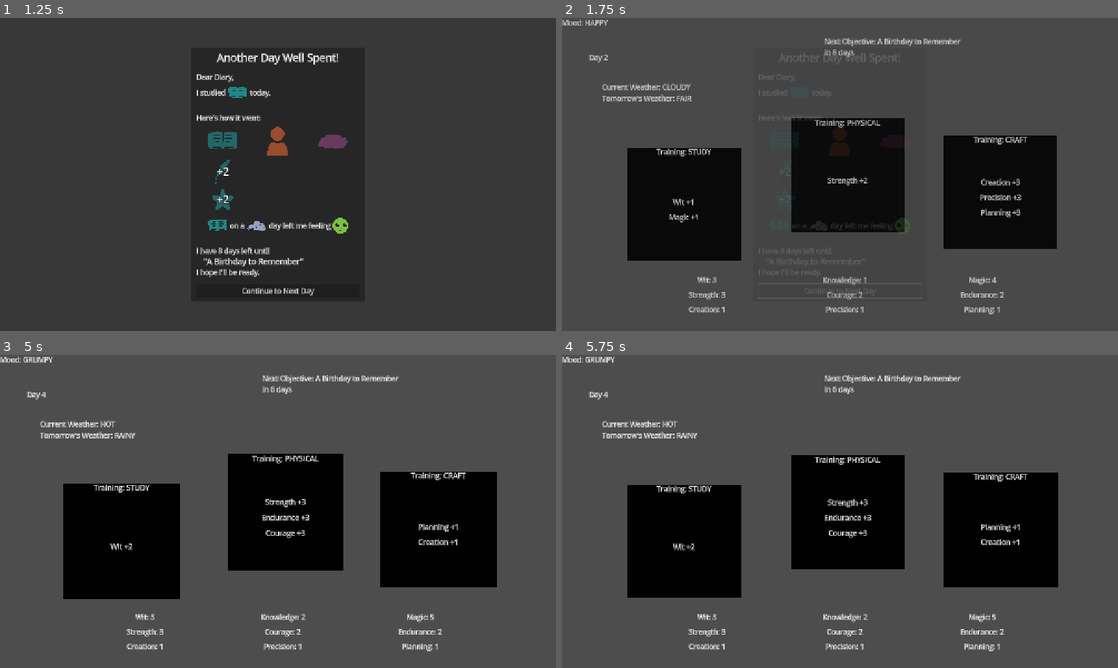
Above: before the commit, frames 1-4 (two rows, left to right).
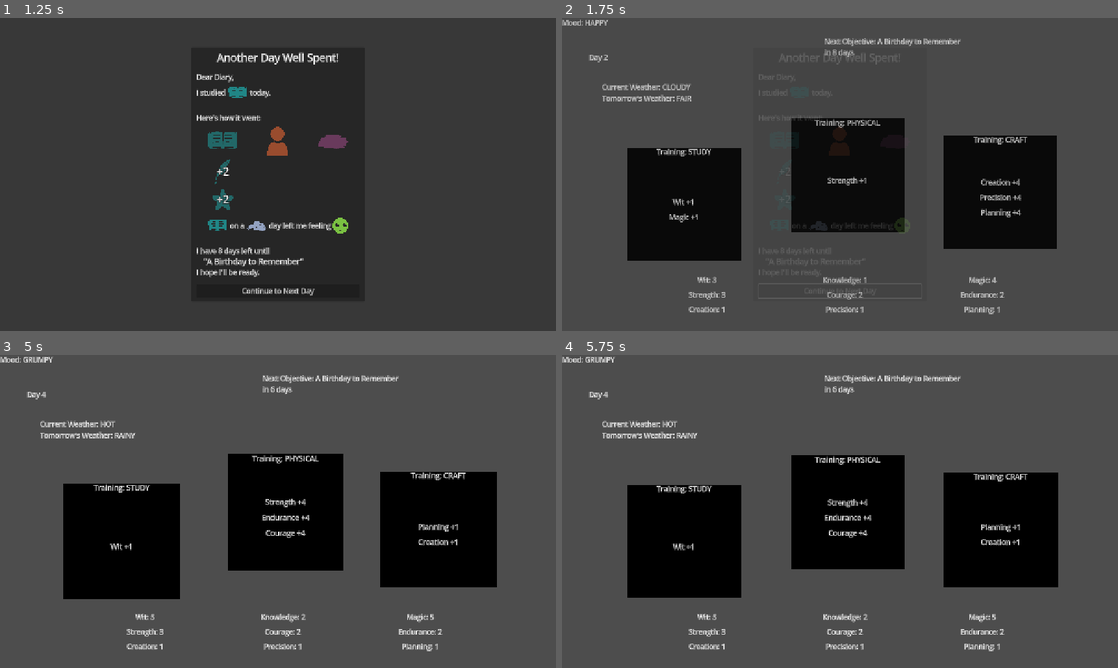
Above: after the commit, the same moments.

Repository: SamBumgardner/ld-58-game
Game: Godot game, scene res://src/gameplay/gameplay.tscn
Same seed, same stepped clock (60 frames per second), same inputs: the game is played once before the commit and once after it. The engine's default icon, where the game draws it, is replaced by a stand-in: a white triangle on a blue panel in a dark square.
Inputs (mouse positions are in pixels of both pictures, inside the frame that each line leads up to):
- Up to frame 1 (1.25 s): click (122, 205) at 0.52 s
- Up to frame 2 (1.75 s): click "Continue to Next Day" at 1.25 s
- Up to frame 3 (5 s): click (122, 542) at 2.02 s; click "Continue to Next Day" at 2.75 s; click (122, 542) at 3.52 s; click "Continue to Next Day" at 4.25 s
- Up to frame 4 (5.75 s): no input

Frame 1 is identical in both runs. In frame 2, less than 0.1% of the frame differs, in the area x 54-83%, y 50-64%; in frame 3, less than 0.1%; in frame 4, less than 0.1%, in the area x 23-56%, y 46-63%.

Commit message:
Fix: correct mood bonuses to match intended design

Diff:
--- a/game/src/enum/gameplay_consts.gd
+++ b/game/src/enum/gameplay_consts.gd
@@ -88,13 +88,13 @@
                 enhancedStatTypes = []
                 reducedStatTypes = []
             Mood.Types.HAPPY:
-                enhancedStatTypes = [Stats.Types.PHYSICAL]
+                enhancedStatTypes = [Stats.Types.CRAFT]
                 reducedStatTypes = [Stats.Types.STUDY]
             Mood.Types.SAD:
-                enhancedStatTypes = [Stats.Types.CRAFT]
+                enhancedStatTypes = [Stats.Types.STUDY]
                 reducedStatTypes = [Stats.Types.PHYSICAL]
             Mood.Types.GRUMPY:
-                enhancedStatTypes = [Stats.Types.STUDY]
+                enhancedStatTypes = [Stats.Types.PHYSICAL]
                 reducedStatTypes = [Stats.Types.CRAFT]
             Mood.Types.MOTIVATED:
                 enhancedStatTypes = [Stats.Types.STUDY, Stats.Types.PHYSICAL, Stats.Types.CRAFT]
